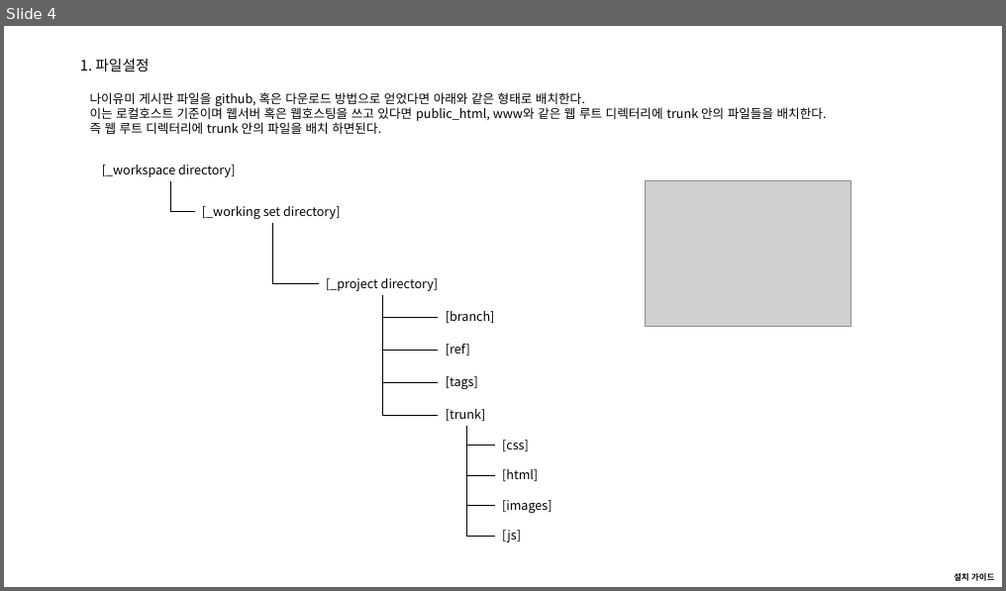
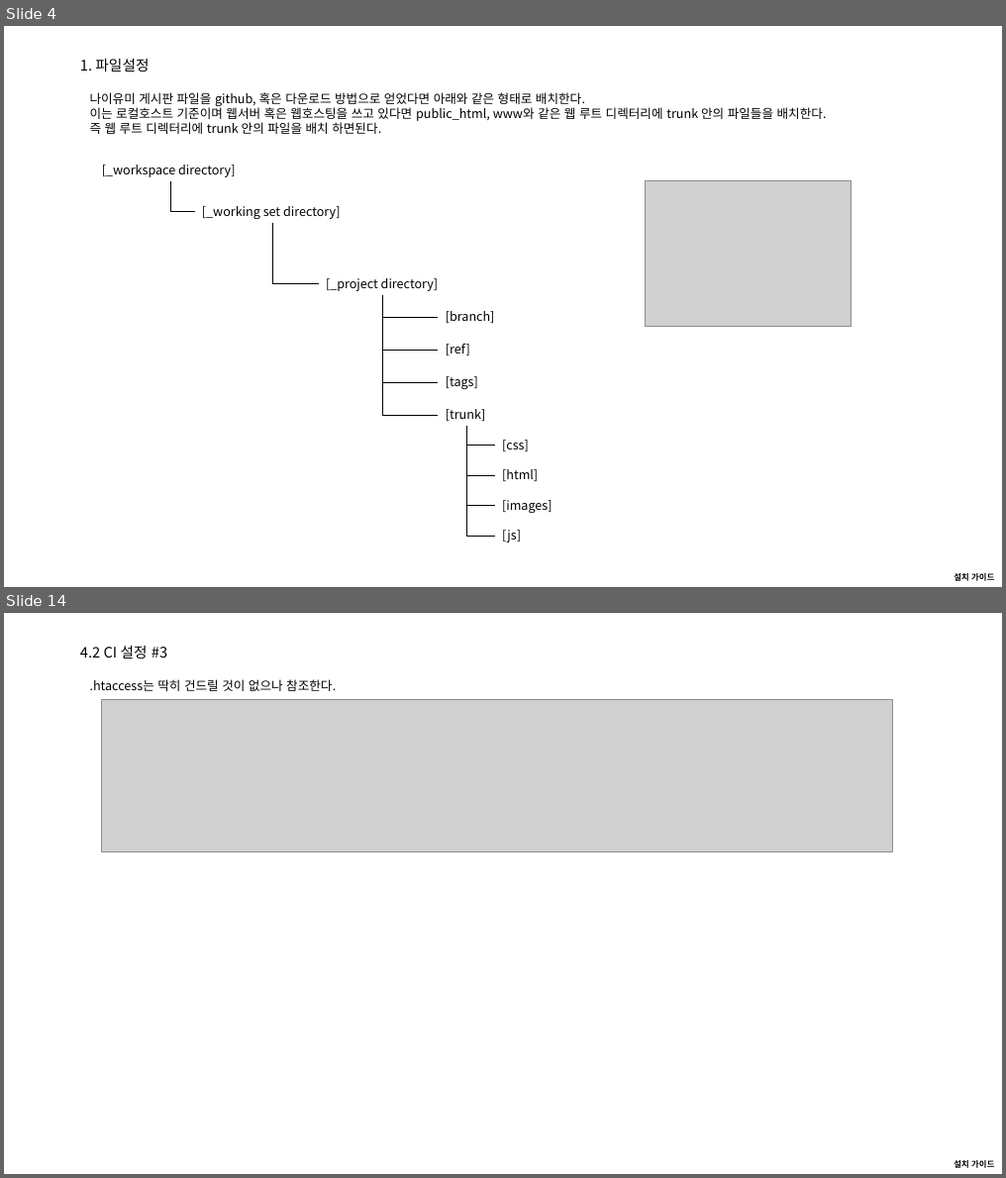
Before and after one commit to naiyumie/nboard, a slide deck: ref/00.architect/04. install guide(설치 가이드).pptx. Shown one above the other, each under a label of ours: slide 4 before the commit, slides 4 and 14 after it; the slides between them are not shown. The pictures are 1006x591 and 1006x1178 pixels, drawn with LibreOffice and Linux fonts; fonts in the diff are those of the drawing; grey boxes stand for pictures. Boxes give left, top, right and bottom in pixels: in the first picture for what was removed or moved away, otherwise in the second. Text is boxed around its words. In the diff, an @@ line names an element or a change of style, - is before the commit and + after.

```diff
--- a/ref/00.architect/04. install guide(설치 가이드).pptx
+++ b/ref/00.architect/04. install guide(설치 가이드).pptx
@@ slide 14 added at [4, 613, 1002, 1174], background #FFFFFF; not listed: 1 template element that a slide beside it also shows @@
@@ title added at [80, 646, 167, 659], 14 pt, text #000000 @@
+4.2 CI 설정 #3
@@ text added at [90, 679, 336, 691], 12 pt, text #000000 @@
+.htaccess는 딱히 건드릴 것이 없으나 참조한다.
@@ picture added at [101, 700, 893, 852] @@
```
Also in this commit, not shown: 7 slides changed, 5 other slides added, 1 slide removed, 4 other files.
